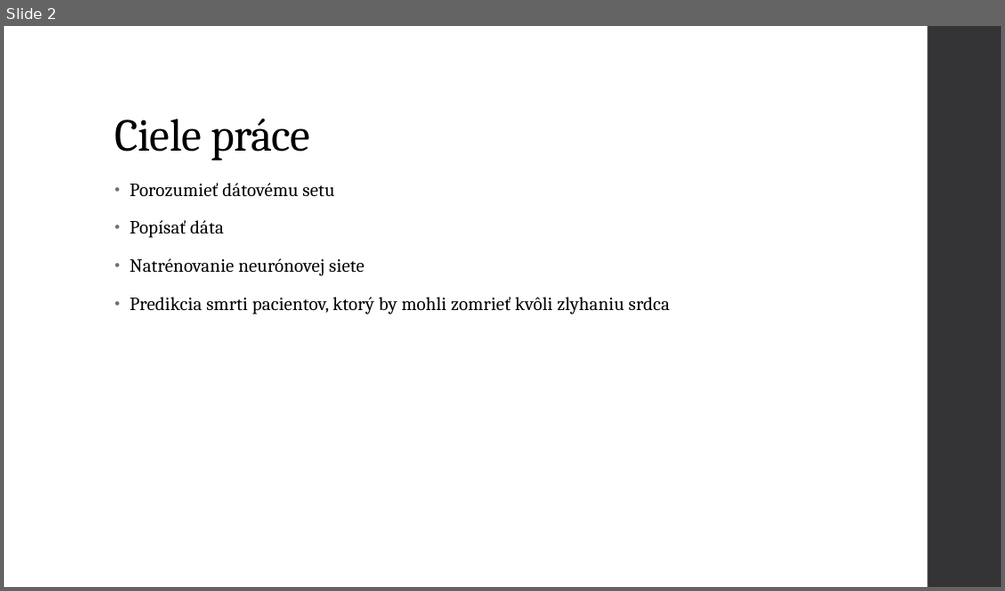
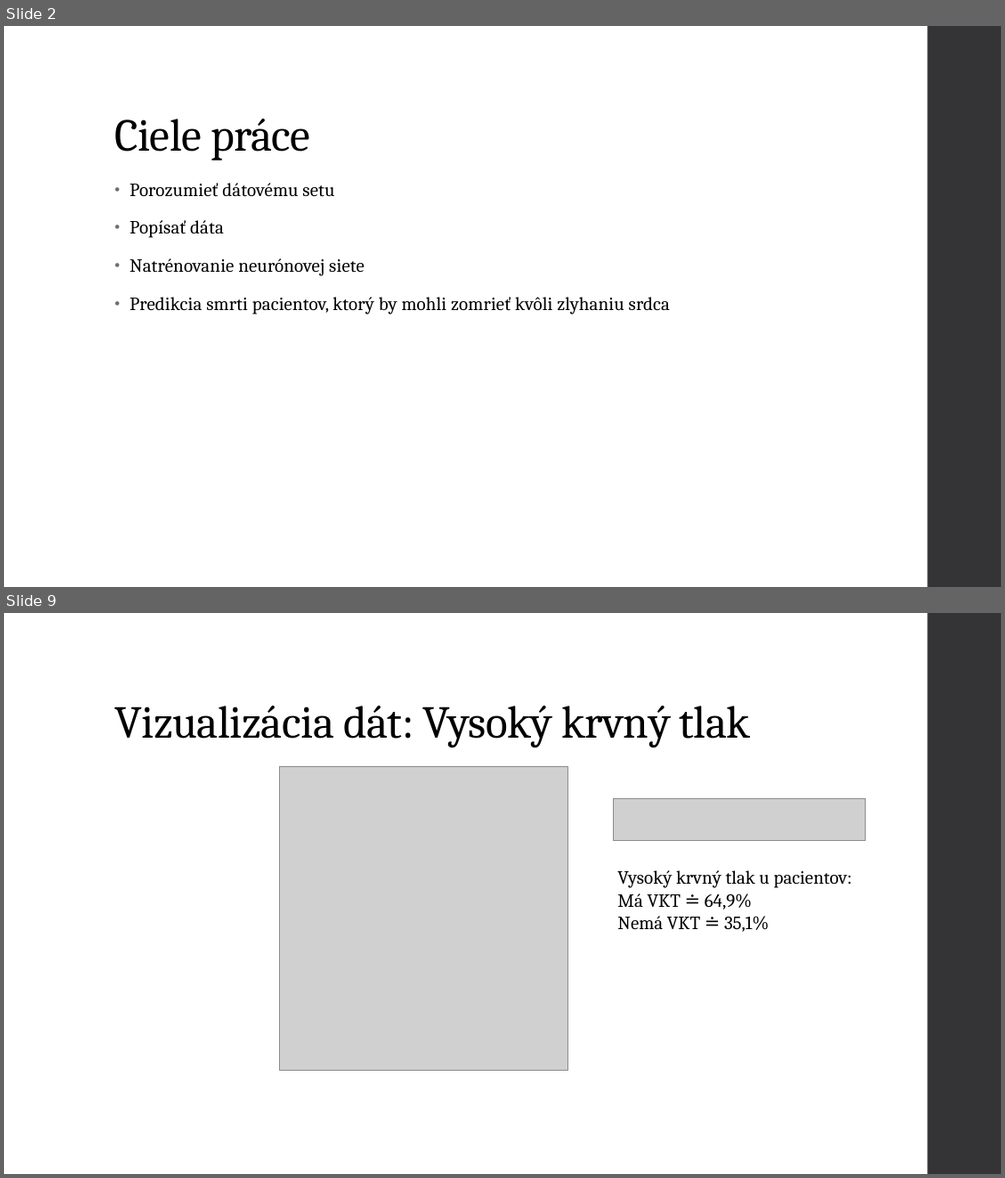
Before and after one commit to mvanko/Vanko_Martin_NS2021, a slide deck: Vanko Martin Predikcia zlyhania srdca.pptx. Shown one above the other, each under a label of ours: slide 2 before the commit, slides 2 and 9 after it; the slides between them are not shown. The pictures are 1005x591 and 1005x1178 pixels, drawn with LibreOffice and Linux fonts; fonts in the diff are those of the drawing; grey boxes stand for pictures. Boxes give left, top, right and bottom in pixels: in the first picture for what was removed or moved away, otherwise in the second. Text is boxed around its words. In the diff, an @@ line names an element or a change of style, - is before the commit and + after.

```diff
--- a/Vanko Martin Predikcia zlyhania srdca.pptx
+++ b/Vanko Martin Predikcia zlyhania srdca.pptx
@@ slide 9 added at <box>4,613,1001,1174</box>, background #FFFFFF; not listed: 1 template element that a slide beside it also shows @@
@@ title added at <box>114,706,751,747</box>, 44 pt, text #000000 @@
+Vizualizácia dát: Vysoký krvný tlak
@@ picture added at <box>279,766,567,1070</box> @@
@@ picture added at <box>613,798,866,840</box> @@
@@ text added at <box>617,870,852,932</box>, 18 pt, text #000000 @@
+Vysoký krvný tlak u pacientov:
+Má VKT ≐ 64,9%
+Nemá VKT ≐ 35,1%
```
Also in this commit, not shown: 2 slides changed, 14 other slides added, 1 other file.
